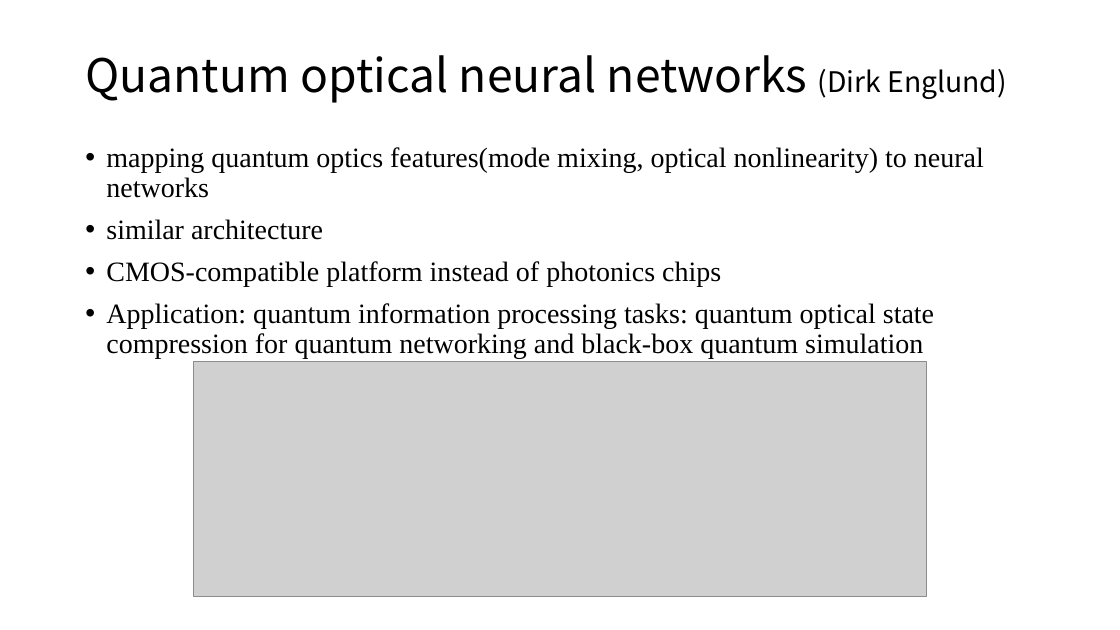
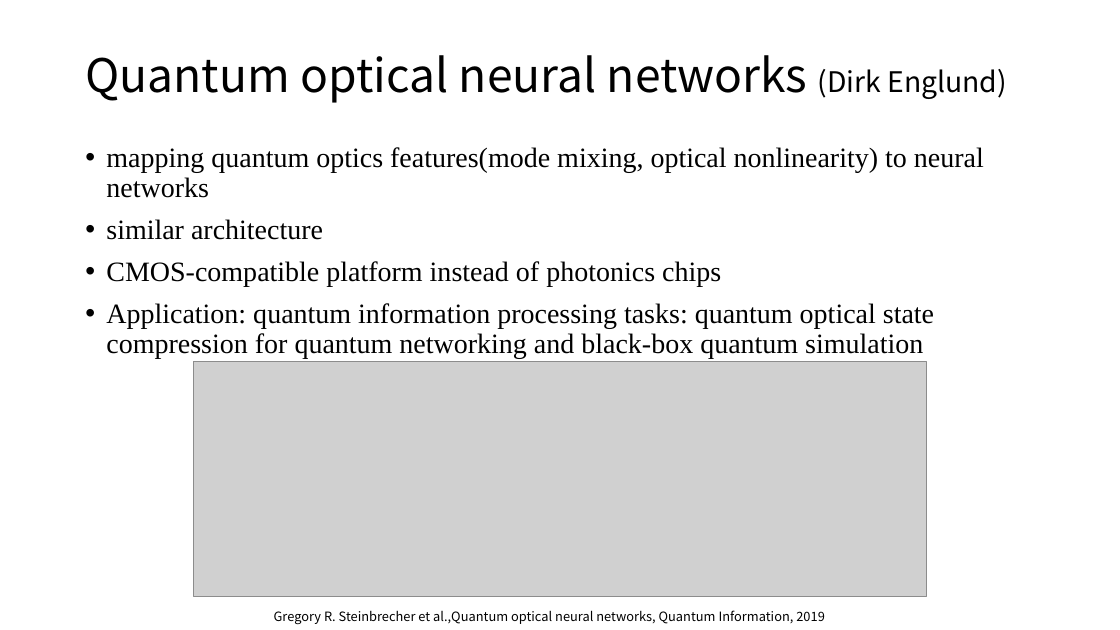
Before and after one commit to lucaschang95/DiscussionWithLin, a slide deck: slide 11 of 20190918 - 光芯片深度学习调研.pptx. Drawn at 1120x630 pixels with LibreOffice and Linux fonts; fonts in the diff are those of the drawing; grey boxes stand for pictures. Boxes give left, top, right and bottom in pixels: in the first picture for what was removed or moved away, otherwise in the second. Text is boxed around its words. In the diff, an @@ line names an element or a change of style, - is before the commit and + after.

```diff
--- a/20190918 - 光芯片深度学习调研.pptx
+++ b/20190918 - 光芯片深度学习调研.pptx
@@ text added at <box>274,610,825,625</box>, 11 pt, text #000000 @@
+Gregory R. Steinbrecher et al.,Quantum optical neural networks, Quantum Information, 2019
```
Also in this commit, not shown: 8 other slides changed, 1 slide added.
